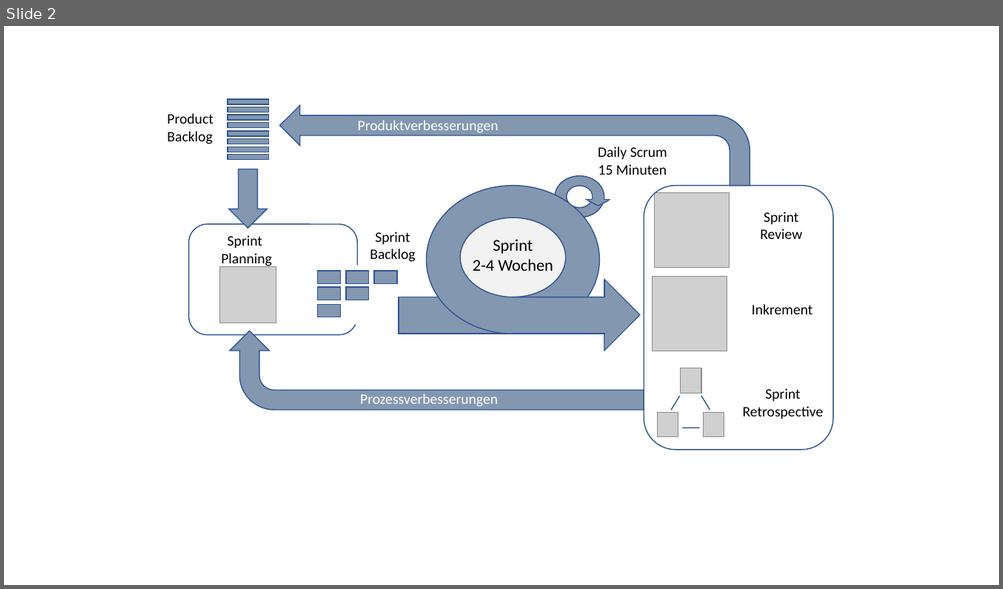
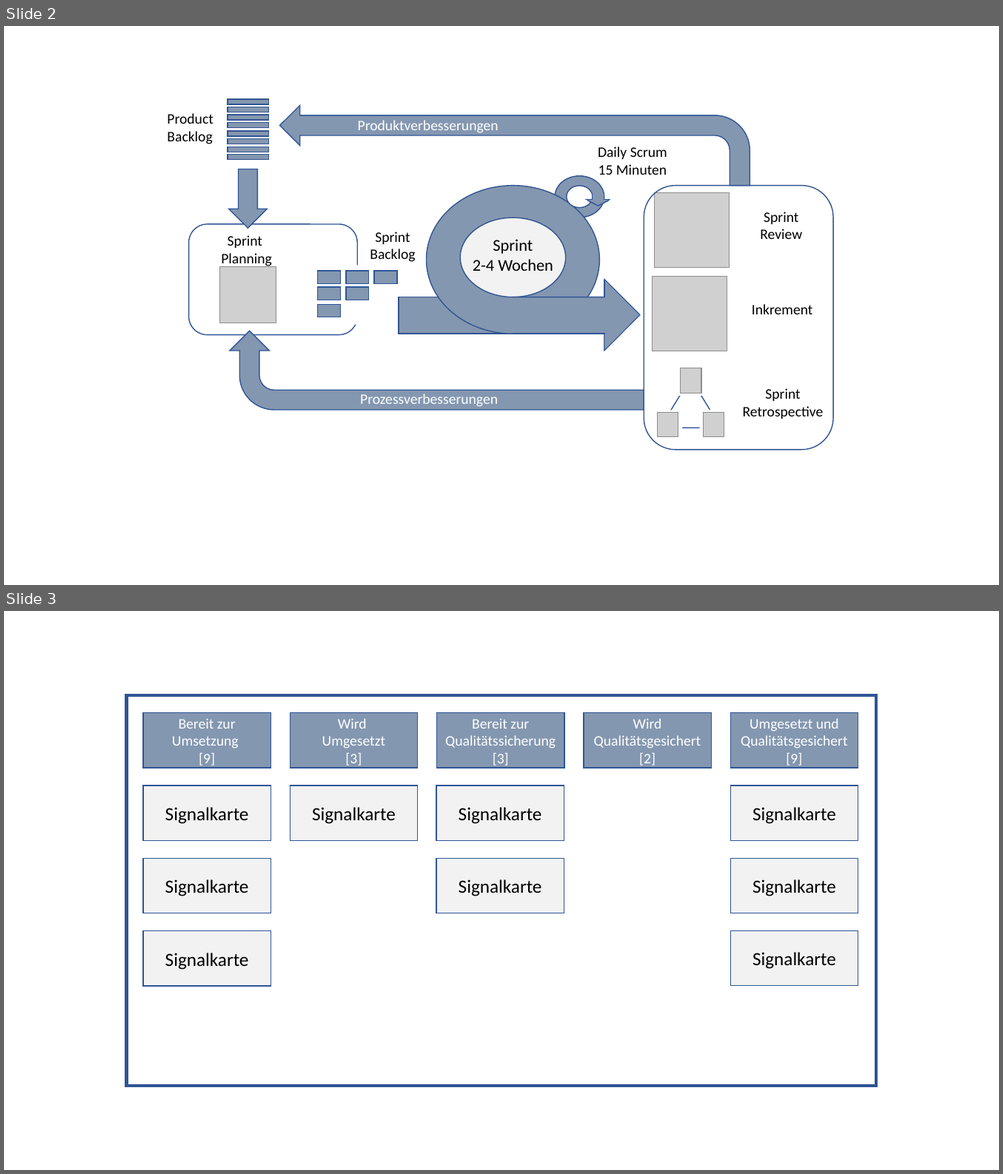
Before and after one commit to schmitzdominic/Masterarbeit, a slide deck: 02_Dokumente/Abbildungen.pptx. Shown one above the other, each under a label of ours: slide 2 before the commit, slides 2 and 3 after it. The pictures are 1003x589 and 1003x1174 pixels, drawn with LibreOffice and Linux fonts; fonts in the diff are those of the drawing; grey boxes stand for pictures. Boxes give left, top, right and bottom in pixels: in the first picture for what was removed or moved away, otherwise in the second. Text is boxed around its words. In the diff, an @@ line names an element or a change of style, - is before the commit and + after.

```diff
--- a/02_Dokumente/Abbildungen.pptx
+++ b/02_Dokumente/Abbildungen.pptx
@@ slide 3 added at [4, 611, 999, 1170], background #FFFFFF @@
@@ group added at [126, 695, 876, 1086]: 15 rectangles @@
+Bereit zur Umsetzung
+[9]
+Wird
+Umgesetzt
+[3]
+Bereit zur Qualitätssicherung
+[3]
+Wird Qualitätsgesichert
+[2]
+Umgesetzt und Qualitätsgesichert
+[9]
+Signalkarte
+Signalkarte
+Signalkarte
+Signalkarte
+Signalkarte
+Signalkarte
+Signalkarte
+Signalkarte
+Signalkarte
```
Also in this commit, not shown: 5 other files.
